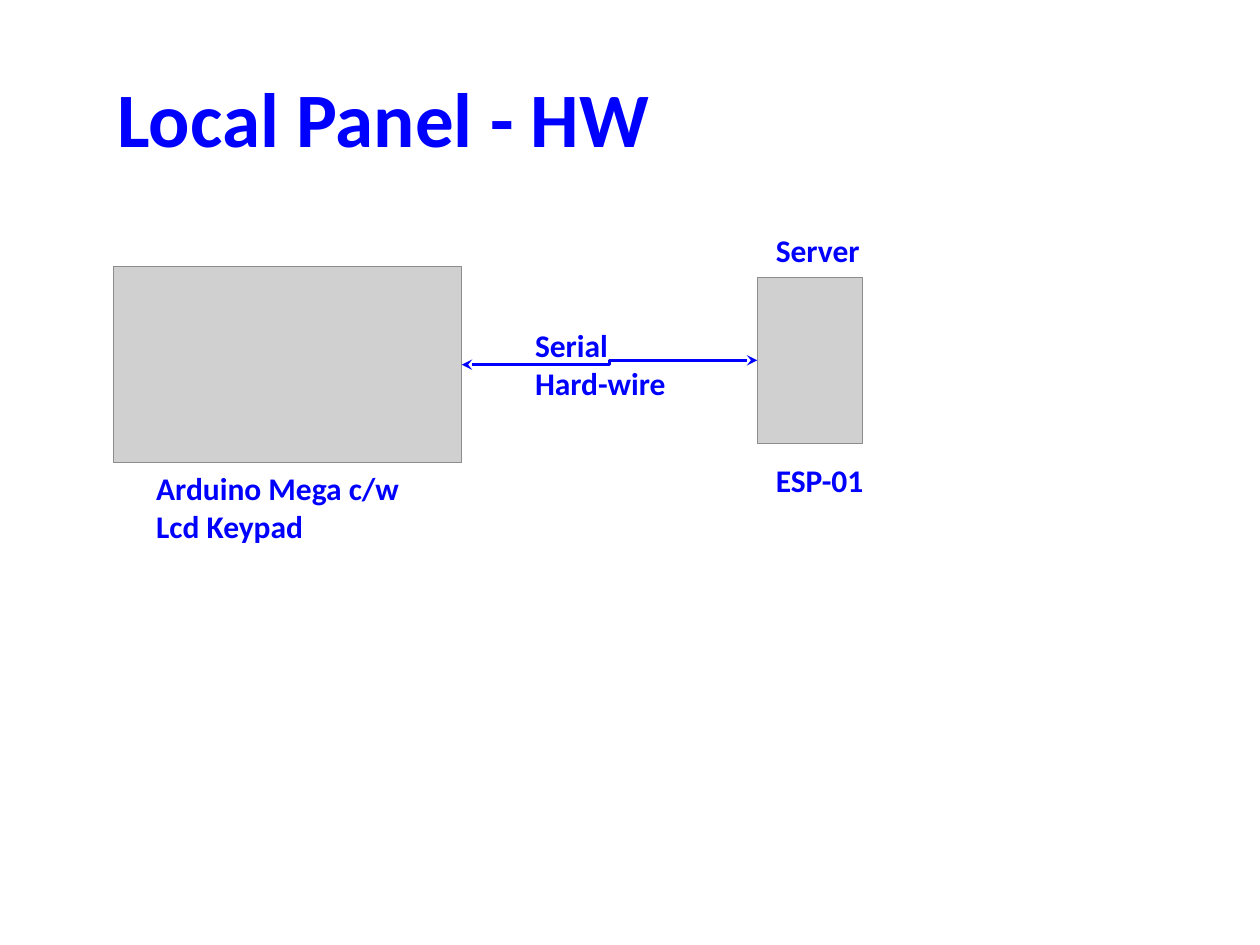
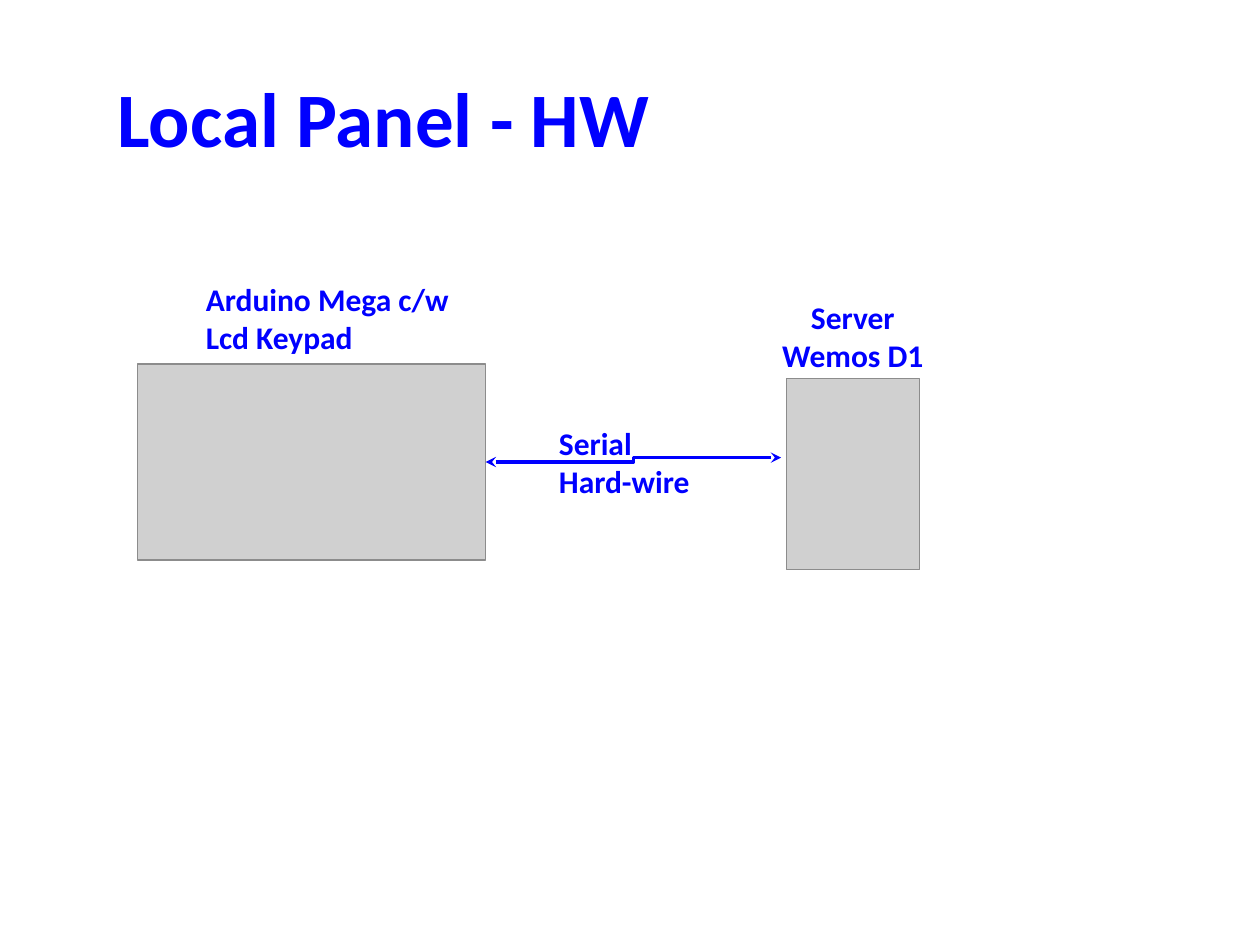
Before and after one commit to slametsampon/WFPS, a slide deck: slide 2 of WlFPS.pptx. Drawn at 1260x945 pixels with LibreOffice and Linux fonts; fonts in the diff are those of the drawing; grey boxes stand for pictures; background and template pictures are left out. Boxes give left, top, right and bottom in pixels: in the first picture for what was removed or moved away, otherwise in the second. Text is boxed around its words. In the diff, an @@ line names an element or a change of style, - is before the commit and + after.

```diff
--- a/WlFPS.pptx
+++ b/WlFPS.pptx
@@ text "Arduino Mega c/w": place and size @@
-text "Arduino Mega c/w" at box(156, 478, 399, 543)
+text "Arduino Mega c/w" at box(206, 289, 448, 354)
@@ picture removed at box(757, 277, 862, 444) @@
@@ text "Server": place and size @@
-text "Server" at box(776, 241, 860, 263)
+text "Server" at box(782, 308, 924, 368)
@@ text at box(811, 308, 895, 330): alignment left to centre @@
@@ text at box(782, 346, 924, 368): paragraph added @@
+Wemos D1
@@ picture added at box(786, 378, 919, 570) @@
@@ 1 picture, 1 text, 1 elbow double arrow: place and size @@
-1 picture, 1 text, 1 elbow double arrow at box(113, 267, 757, 464)
+1 picture, 1 text, 1 elbow double arrow at box(137, 364, 781, 561)
@@ text removed at box(776, 471, 863, 493) @@
-ESP-01
```
Also in this commit, not shown: 3 other slides changed, 7 other files.
